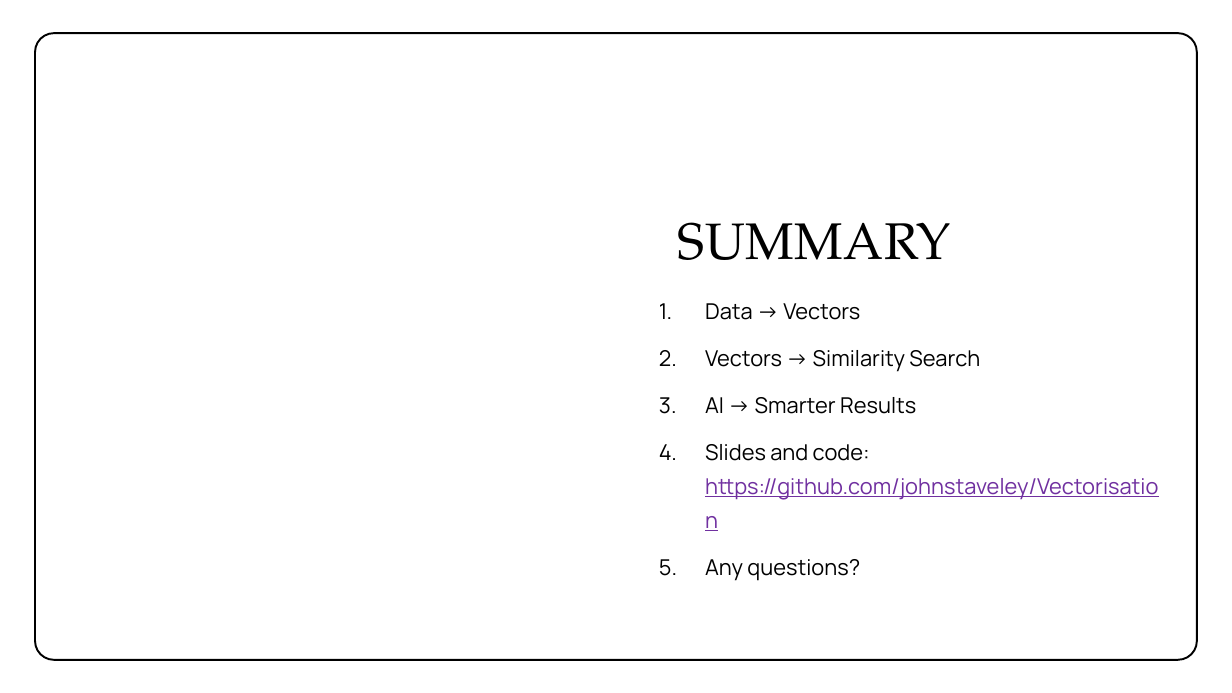
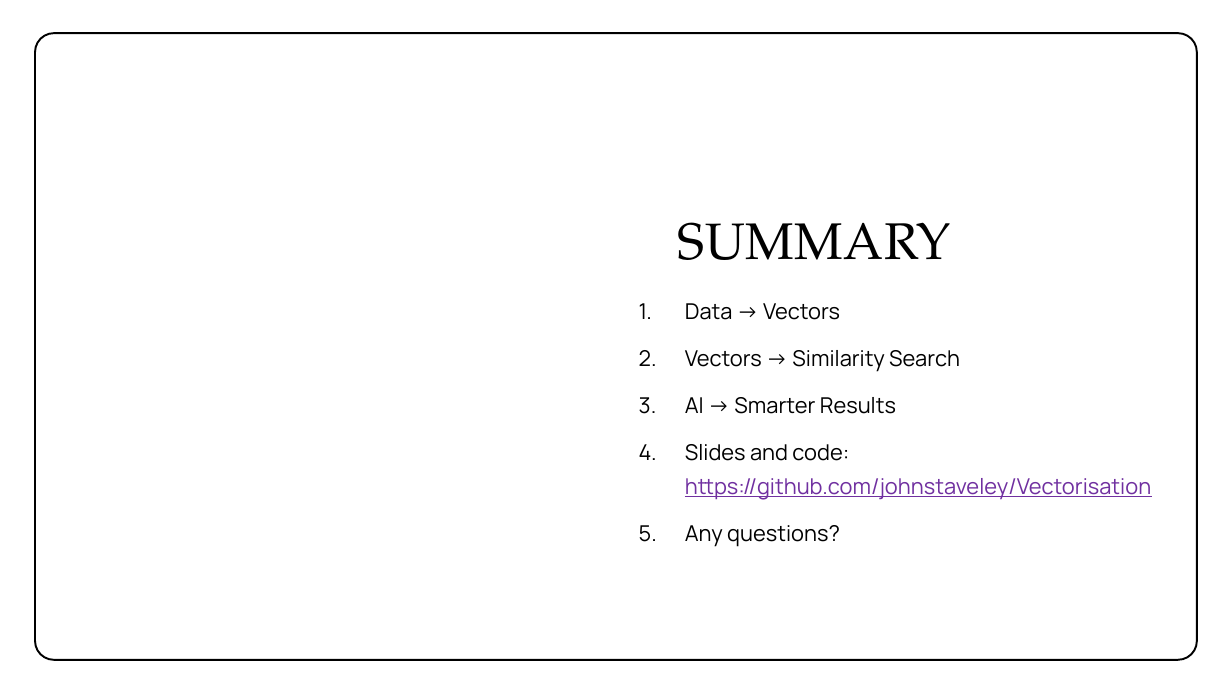
Before and after one commit to johnstaveley/Vectorisation, a slide deck: slide 15 of Vectorisation and Semantic Search.pptx. Drawn at 1232x693 pixels with LibreOffice and Linux fonts; fonts in the diff are those of the drawing; background and template pictures are left out. Boxes give left, top, right and bottom in pixels: in the first picture for what was removed or moved away, otherwise in the second. Text is boxed around its words. In the diff, an @@ line names an element or a change of style, - is before the commit and + after.

```diff
--- a/Vectorisation and Semantic Search.pptx
+++ b/Vectorisation and Semantic Search.pptx
@@ text "Data -> Vectors" rewrapped from box(705, 303, 1158, 581) to box(685, 303, 1151, 547) @@
```
Also in this commit, not shown: 4 other slides changed.
